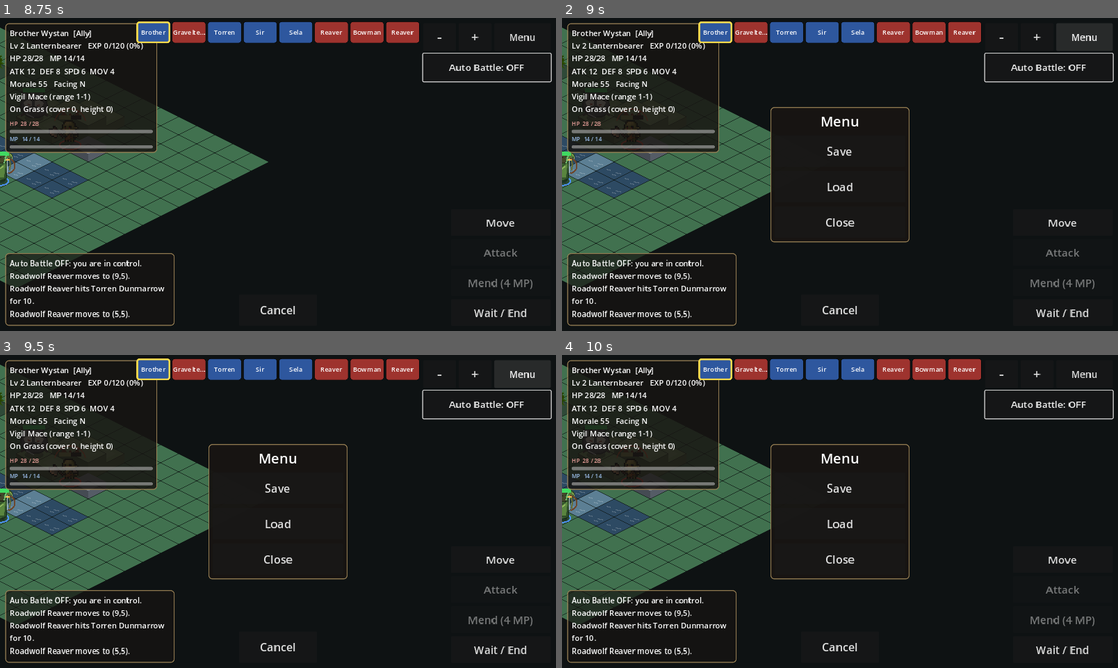
Above: before the commit, frames 1-4 (two rows, left to right).
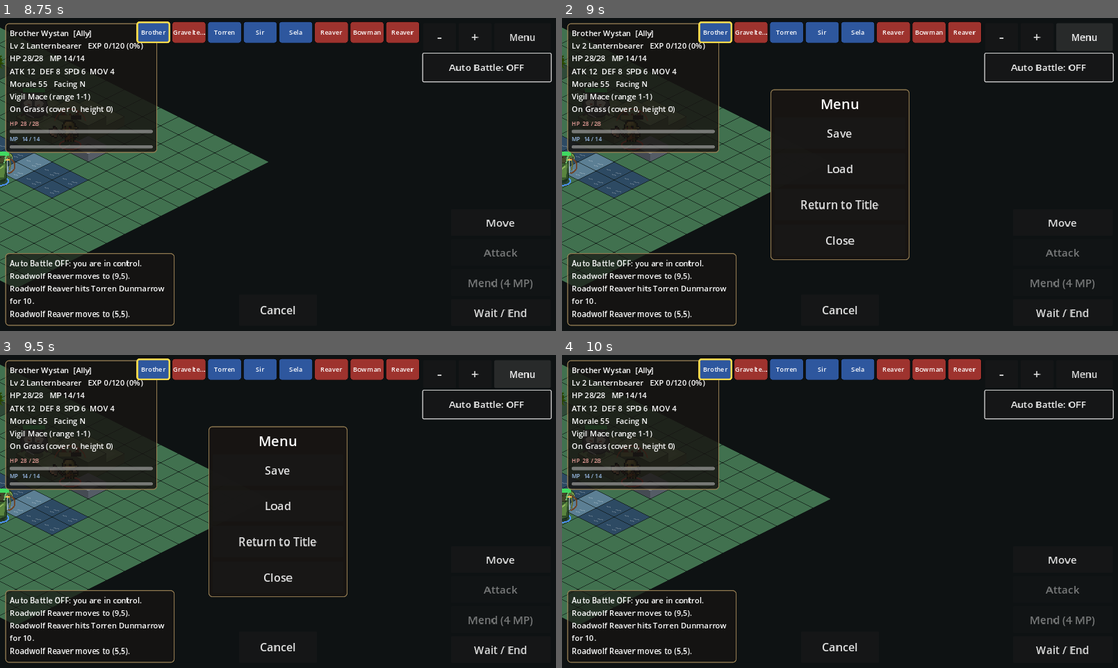
Above: after the commit, the same moments.

Repository: ninjun42215-gif/KindleWake
Game: Godot game, scene res://Main.tscn
The game is run twice, just before and just after one commit, with the same random seed, the same clock (stepped at 60 frames per second) and the same inputs. This scene is started directly instead of the project's main scene.
Inputs (mouse positions are in pixels of both pictures, inside the frame that each line leads up to):
- Up to frame 1 (8.75 s): click "Begin Battle" at 0.5 s; click "-" at 1.25 s; click "+" at 2 s; click "Auto Battle: OFF" at 2.75 s; move the mouse to (250, 237) at 3.52 s; hold Up (ui_up) 3.53-4.25 s; tap E at 3.6, 7.35 s; click (250, 237) at 3.67 s; drag from (444, 221) to (250, 237) at 4.27 s; click "Auto Battle: ON" at 5 s; click "Move" at 5.75 s; click "Wait / End" at 6.5 s; move the mouse to (111, 127) at 7.27 s; hold Left (ui_left) 7.28-8 s; drag from (305, 174) to (111, 127) at 8.02 s
- Up to frame 2 (9 s): click "Menu" at 8.75 s
- Up to frame 3 (9.5 s): no input
- Up to frame 4 (10 s): click (840, 542) at 9.5 s, where only the run after the commit has a clickable "Return to Title"

Frame 1 is identical in both runs. In frame 2, 1.2% of the frame differs, in the area x 37-63%, y 22-78%; in frame 3, 1.2%; in frame 4, 1.6%, in the area x 37-63%, y 28-72%.

Commit message:
Add confirmed return-to-title option to gameplay

Diff:
--- a/Kindlewake/scripts/ui/battle_scene.gd
+++ b/Kindlewake/scripts/ui/battle_scene.gd
@@ -1683,7 +1683,14 @@
     mbox.add_child(mtitle)
     mbox.add_child(_make_button("Save", _on_menu_save, Vector2(300, 72), 26))
     mbox.add_child(_make_button("Load", _on_menu_load, Vector2(300, 72), 26))
+    mbox.add_child(_make_button("Return to Title", _request_return_to_title, Vector2(300, 72), 26))
     mbox.add_child(_make_button("Close", _on_menu_pressed, Vector2(300, 72), 26))
+    var title_confirm := ConfirmationDialog.new()
+    title_confirm.name = "ReturnToTitleConfirm"
+    title_confirm.title = "Return to Title Screen?"
+    title_confirm.dialog_text = "The current battle will be autosaved when it is safe to do so."
+    title_confirm.confirmed.connect(_return_to_title)
+    root.add_child(title_confirm)
     menu_panel.add_child(mbox)
     root.add_child(menu_panel)
     menu_panel.set_anchors_and_offsets_preset(Control.PRESET_CENTER, Control.PRESET_MODE_MINSIZE)
@@ -1702,6 +1709,20 @@
 func _on_menu_pressed() -> void:
     if menu_panel != null:
         menu_panel.visible = not menu_panel.visible
+
+
+func _request_return_to_title() -> void:
+    menu_panel.visible = false
+    var dialog := get_node_or_null("ReturnToTitleConfirm")
+    if dialog is ConfirmationDialog:
+        (dialog as ConfirmationDialog).popup_centered()
+
+
+func _return_to_title() -> void:
+    if not controller.units.is_empty() and controller.result == "":
+        _autosave()
+    GameState.pending_battle = {}
+    get_tree().change_scene_to_file("res://TitleScreen.tscn")
 
 
 func _on_menu_save() -> void:
